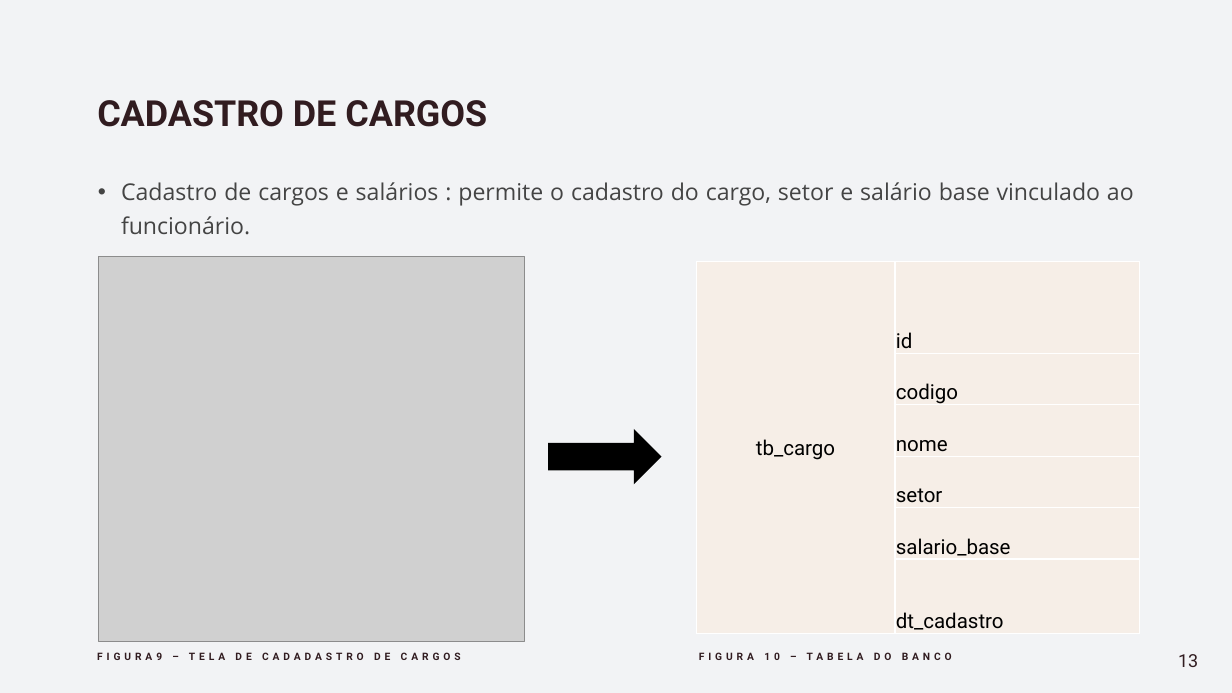
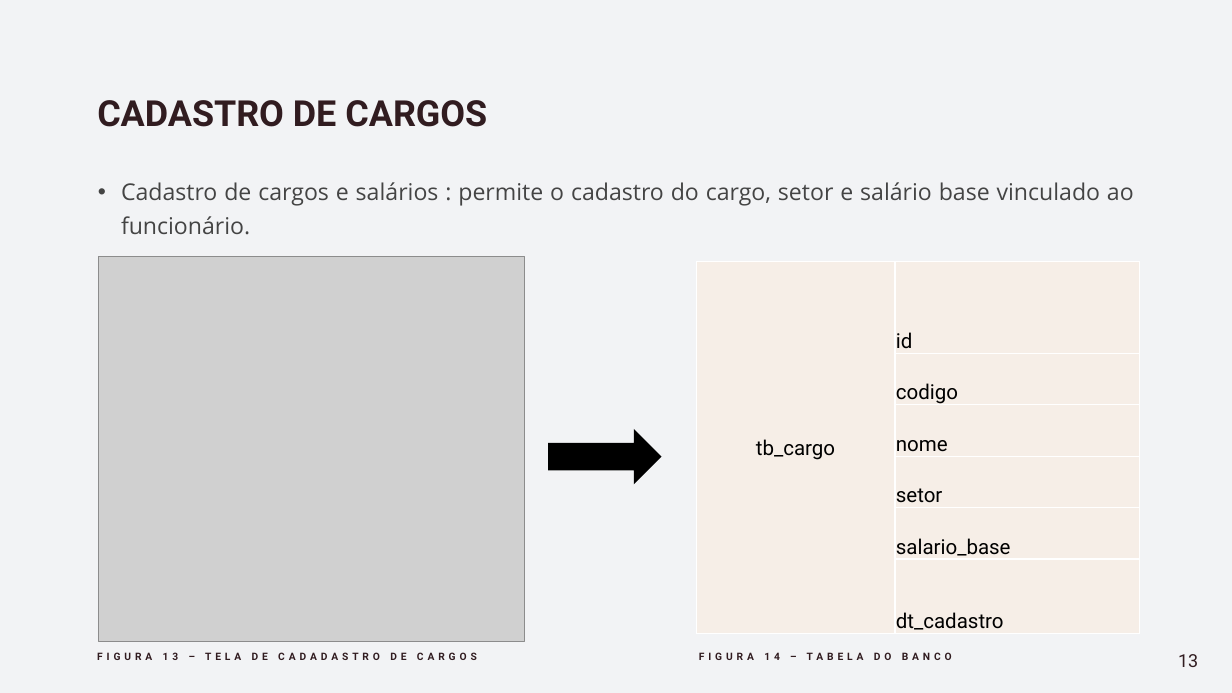
Before and after one commit to eder-ferreira/academia, a slide deck: slide 13 of Documentos/Apresentação -Gestão de Academia.pptx. Drawn at 1232x693 pixels with LibreOffice and Linux fonts; fonts in the diff are those of the drawing; grey boxes stand for pictures. Boxes give left, top, right and bottom in pixels: in the first picture for what was removed or moved away, otherwise in the second. Text is boxed around its words. In the diff, an @@ line names an element or a change of style, - is before the commit and + after.

```diff
--- a/Documentos/Apresentação -Gestão de Academia.pptx
+++ b/Documentos/Apresentação -Gestão de Academia.pptx
@@ text at (97,652,477,660): text changed @@
-FIGURA9 – TELA DE CADADASTRO DE CARGOS
+FIGURA 13 – TELA DE CADADASTRO DE CARGOS
@@ text at (699,652,952,660): text changed @@
-FIGURA 10 – TABELA DO BANCO
+FIGURA 14 – TABELA DO BANCO
```
Also in this commit, not shown: 17 other slides changed, 7 other files.
